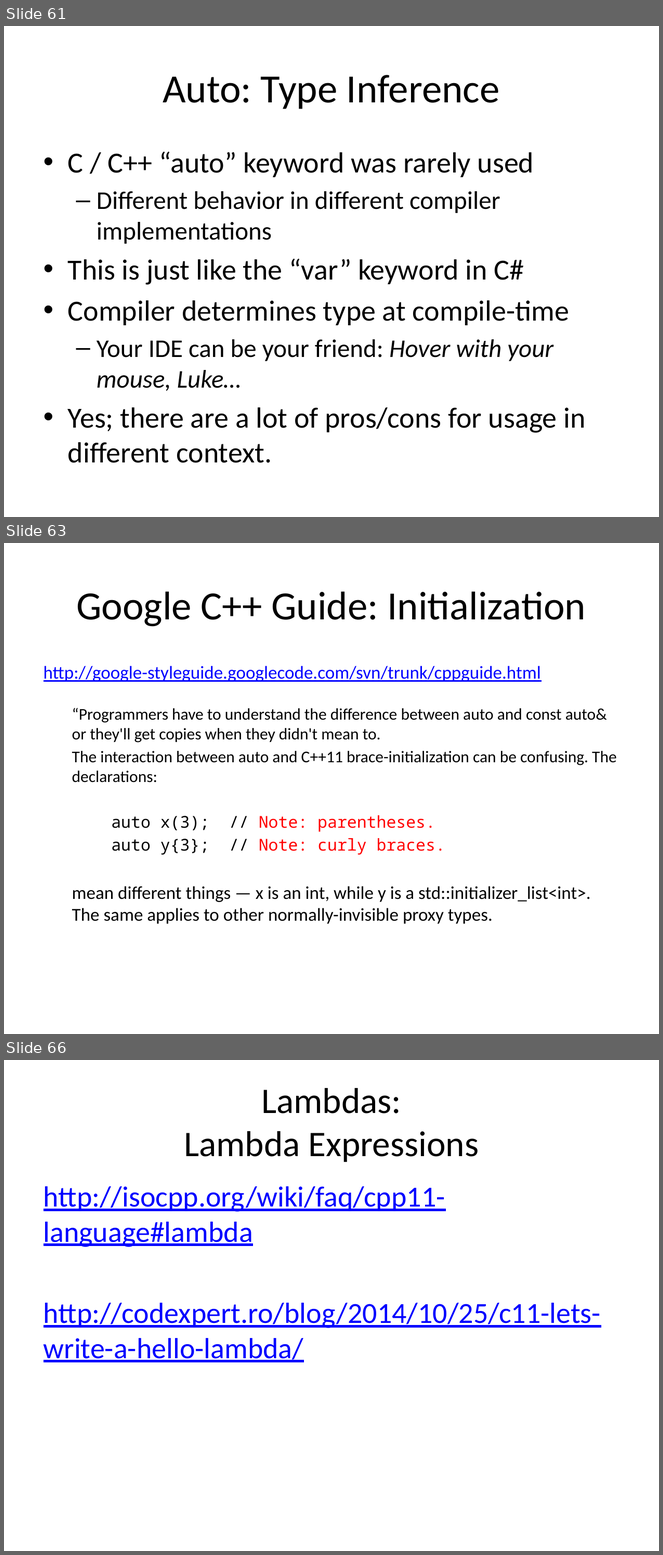
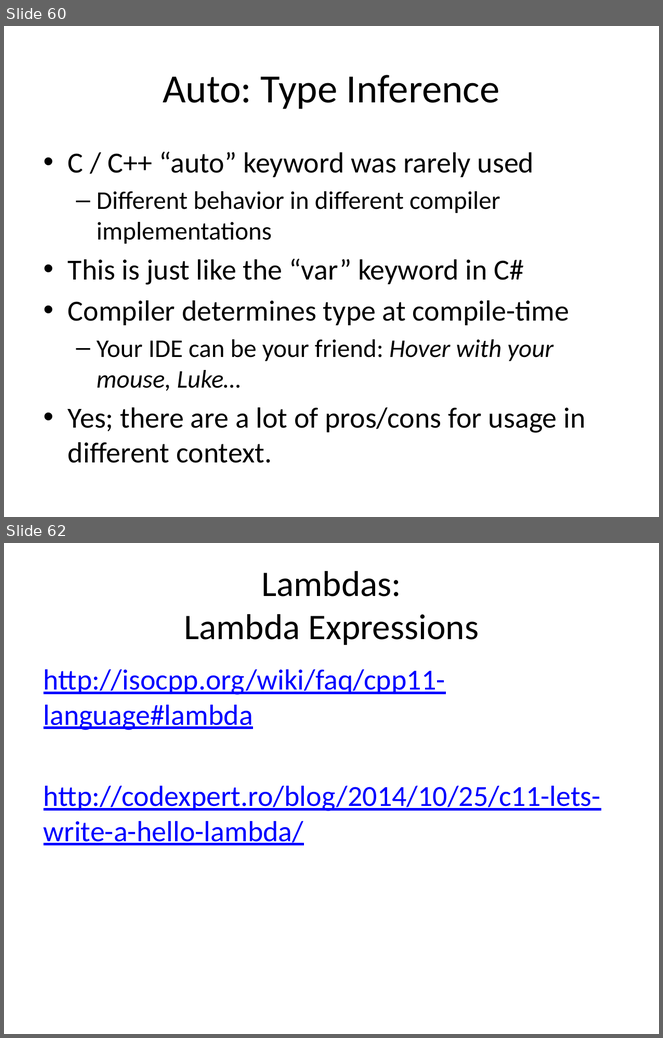
Before and after one commit to fellmad/FunWithCpp11, a slide deck: doc/Fun_with_C++11.pptx. Shown one above the other, each under a label of ours: slides 61, 63 and 66 before the commit, slides 60 and 62 after it; the slides between them are not shown. The pictures are 663x1555 and 663x1038 pixels, drawn with LibreOffice and Linux fonts; fonts in the diff are those of the drawing. Boxes give left, top, right and bottom in pixels: in the first picture for what was removed or moved away, otherwise in the second. Text is boxed around its words. In the diff, an @@ line names an element or a change of style, - is before the commit and + after.

```diff
--- a/doc/Fun_with_C++11.pptx
+++ b/doc/Fun_with_C++11.pptx
@@ slide 63 removed at (4,543,659,1034), background #FFFFFF @@
@@ title removed at (76,591,586,627) @@
-Google C++ Guide: Initialization
@@ text removed at (44,666,617,924) @@
-http://google-styleguide.googlecode.com/svn/trunk/cppguide.html
-  “Programmers have to understand the difference between auto and const auto& or they'll get copies when they didn't mean to.
-  The interaction between auto and C++11 brace-initialization can be confusing. The declarations:
-  auto x(3); // Note: parentheses.
-  auto y{3}; // Note: curly braces.
-  mean different things — x is an int, while y is a std::initializer_list<int>. The same applies to other normally-invisible proxy types.
@@ what was slide 61 is now slide 60 @@
@@ what was slide 66 is now slide 62 @@
```
Also in this commit, not shown: 8 slides changed, 2 slides added, 5 other slides removed, 2 other files.
